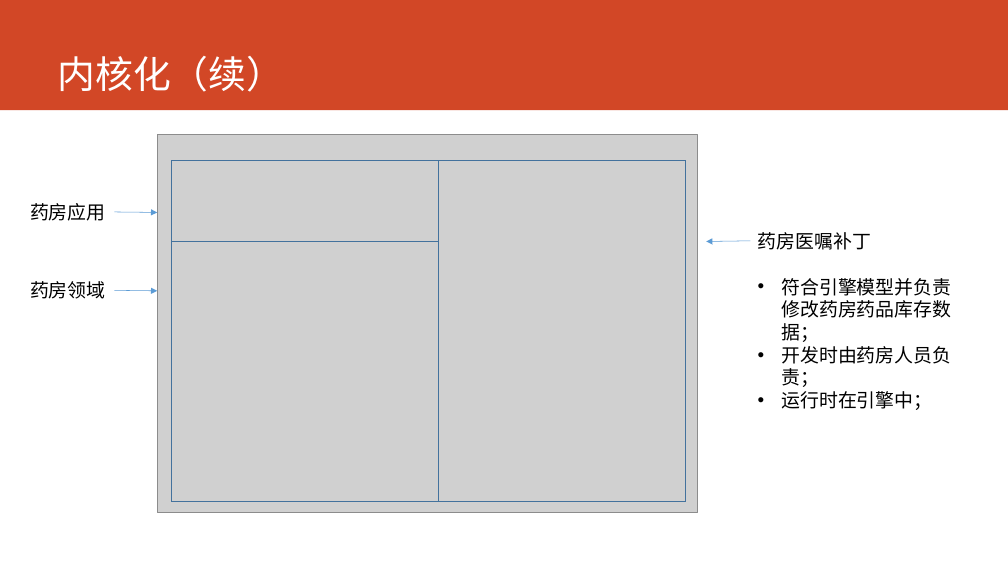
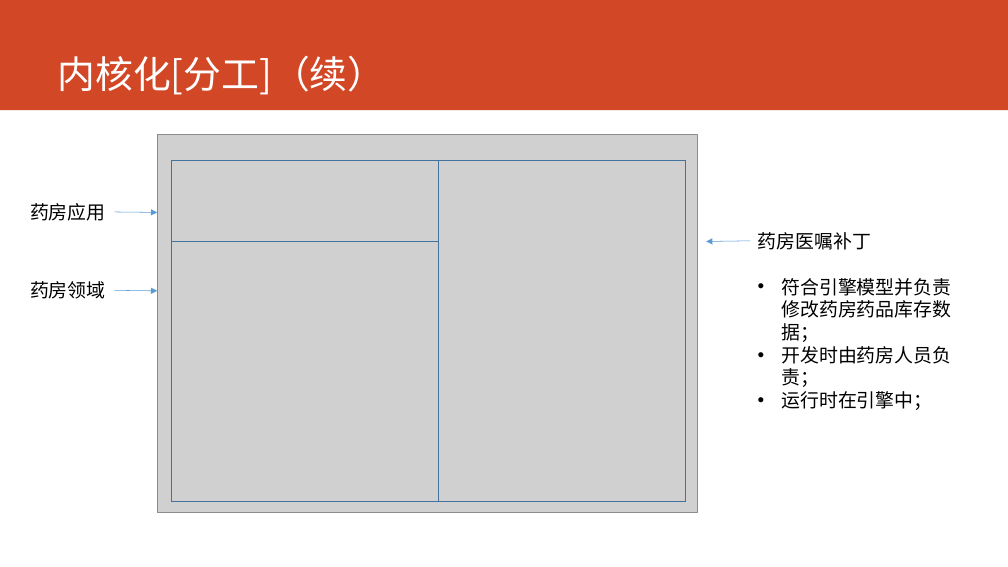
Before and after one commit to AppSecAI-TEST/hospital, a slide deck: slide 5 of doc/状态报告 2017-6-2.pptx. Drawn at 1008x567 pixels with LibreOffice and Linux fonts; fonts in the diff are those of the drawing; grey boxes stand for pictures. Boxes give left, top, right and bottom in pixels: in the first picture for what was removed or moved away, otherwise in the second. Text is boxed around its words. In the diff, an @@ line names an element or a change of style, - is before the commit and + after.

```diff
--- a/doc/状态报告 2017-6-2.pptx
+++ b/doc/状态报告 2017-6-2.pptx
@@ title at bbox=[58, 56, 386, 95]: text changed @@
-内核化（续）
+内核化[分工]（续）
```
Also in this commit, not shown: 5 other slides changed.
